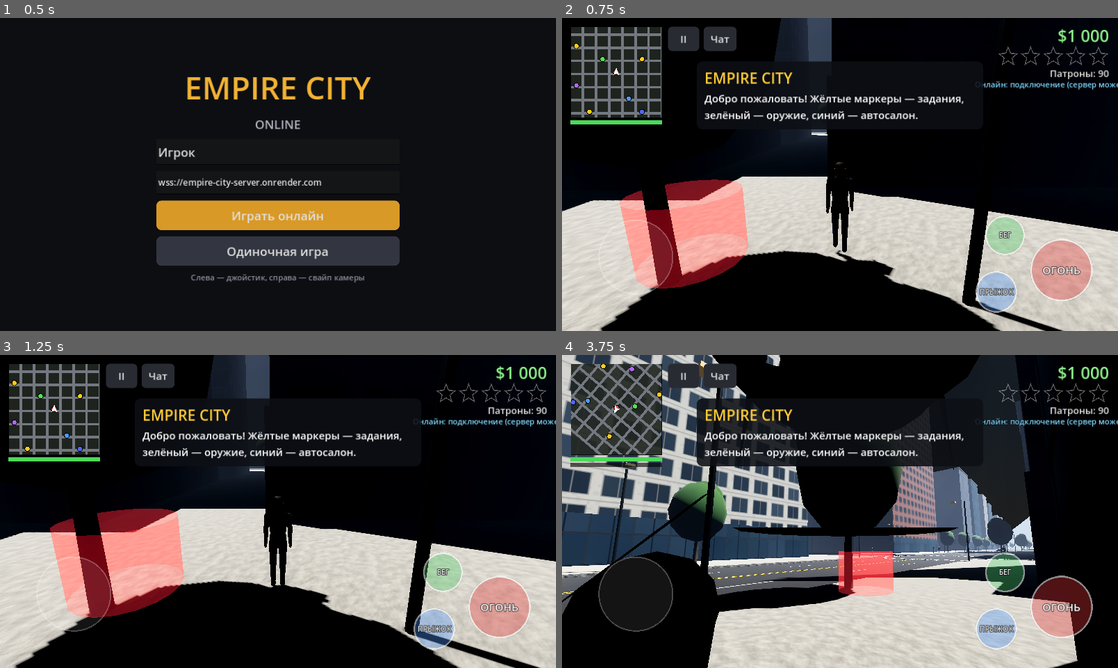
Above: before the commit, frames 1-4 (two rows, left to right).
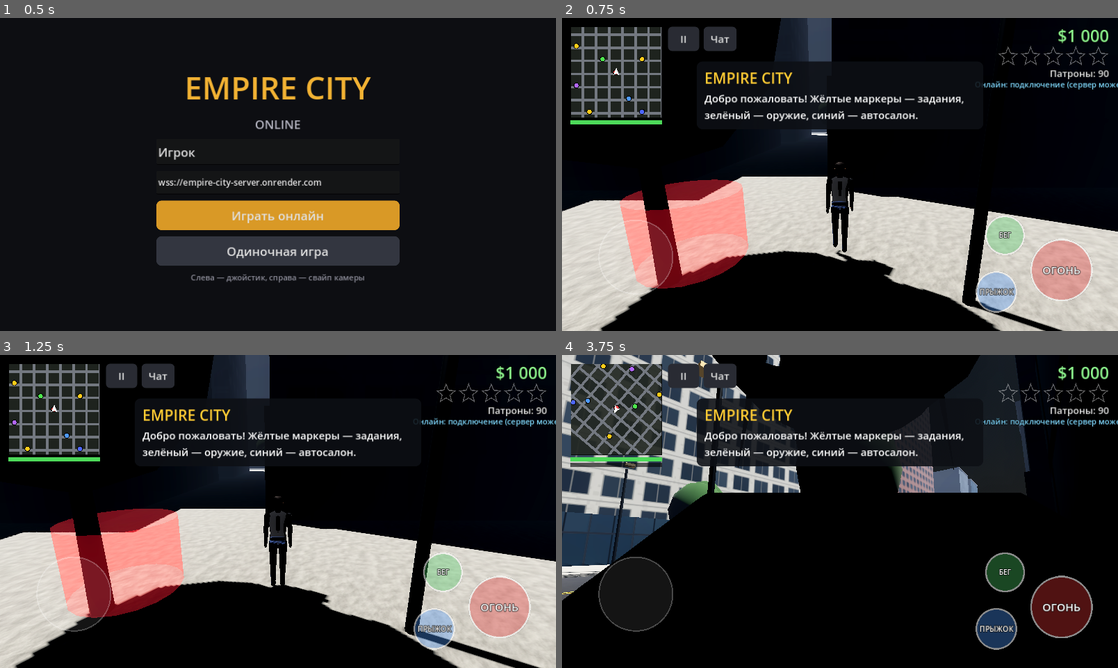
Above: after the commit, the same moments.

Repository: sava26181-glitch/Townsite
Game: Godot game, scene res://main.tscn
The game is run twice, just before and just after one commit, with the same random seed, the same clock (stepped at 60 frames per second) and the same inputs.
Inputs (mouse positions are in pixels of both pictures, inside the frame that each line leads up to):
- Up to frame 1 (0.5 s): no input
- Up to frame 2 (0.75 s): click "Играть онлайн" at 0.5 s
- Up to frame 3 (1.25 s): no input
- Up to frame 4 (3.75 s): move the mouse to (962, 495) at 1.27 s; hold Right 1.28-2 s; hold Q (cam_l) 1.28-2 s; click (962, 495) at 1.42 s; drag from (728, 527) to (812, 574) at 2.02 s; move the mouse to (895, 442) at 2.77 s; hold Right 2.78-3.5 s; tap F (enter) at 2.85 s; drag from (812, 574) to (673, 464) at 3.52 s

Frame 1 is identical in both runs. In frame 2, 0.2% of the frame differs, in the area x 48-52%, y 50-62%; in frame 3, 0.2%; in frame 4, 29%, in the area x 0-93%, y 44-100%.

Commit message:
Fix inverted loft winding, brighter nights
Co-Authored-By: Claude Opus 5.5 <noreply@anthropic.com>
Claude-Session: https://claude.ai/code/session_01BEBUHgXGYPpAchZKk3bcLb

Diff:
--- a/scripts/city.gd
+++ b/scripts/city.gd
@@ -230,7 +230,7 @@
 
 func set_night(k: float) -> void:
 	for m in facade_mats:
-		(m as StandardMaterial3D).emission_energy_multiplier = k * 2.2
+		(m as StandardMaterial3D).emission_energy_multiplier = k * 1.1
 	if lamp_mat:
 		lamp_mat.emission_energy_multiplier = 0.3 + k * 6.0
 
--- a/scripts/models.gd
+++ b/scripts/models.gd
@@ -133,7 +133,7 @@
 	var b: Vector3 = v[1]
 	var c: Vector3 = v[2]
 	var order = [0, 1, 2]
-	if (b - a).cross(c - a).dot(outward) > 0.0:
+	if (b - a).cross(c - a).dot(outward) < 0.0:
 		order = [0, 2, 1]
 	for k in order:
 		st.set_normal(nn[k])
--- a/scripts/world.gd
+++ b/scripts/world.gd
@@ -60,9 +60,9 @@
 	add_child(missions)
 	hud = HudScript.new()
 	add_child(hud)
-	for i in 6:
+	for i in 8:
 		var l = OmniLight3D.new()
-		l.omni_range = 16.0
+		l.omni_range = 20.0
 		l.light_color = Color(1.0, 0.82, 0.55)
 		l.light_energy = 0.0
 		l.shadow_enabled = false
@@ -131,8 +131,8 @@
 	sun.light_energy = day * 1.25
 	sun.visible = elev > -3.0
 	env.ambient_light_sky_contribution = lerp(0.0, 1.0, day)
-	env.ambient_light_color = Color(0.17, 0.2, 0.32)
-	env.ambient_light_energy = lerp(1.0, 1.0, day)
+	env.ambient_light_color = Color(0.32, 0.36, 0.5)
+	env.ambient_light_energy = lerp(1.4, 1.0, day)
 	env.fog_light_color = Color(0.05, 0.06, 0.1).lerp(Color(0.62, 0.68, 0.78), day)
 	env.background_energy_multiplier = lerp(0.15, 1.0, day)
 	city.set_night(night)
@@ -154,7 +154,7 @@
 		var l: OmniLight3D = lamp_lights[i]
 		if i < cand.size():
 			l.global_position = cand[i][1]
-			l.light_energy = 2.2 * night
+			l.light_energy = 4.0 * night
 		else:
 			l.light_energy = 0.0
 
